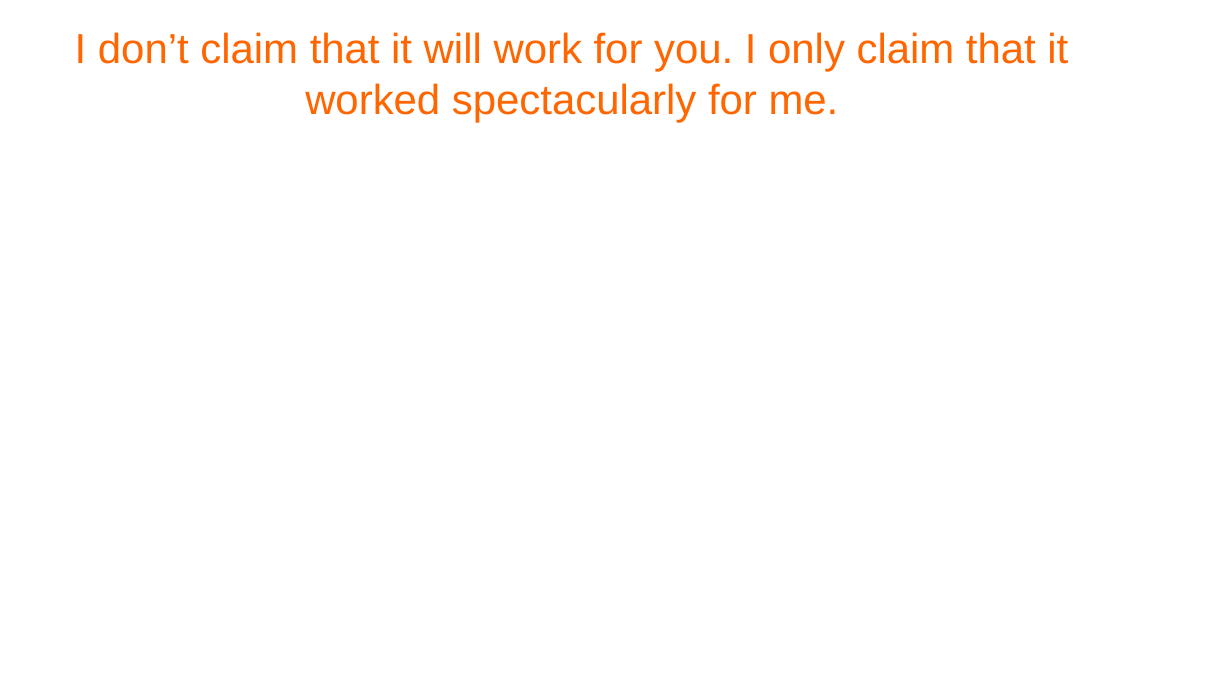
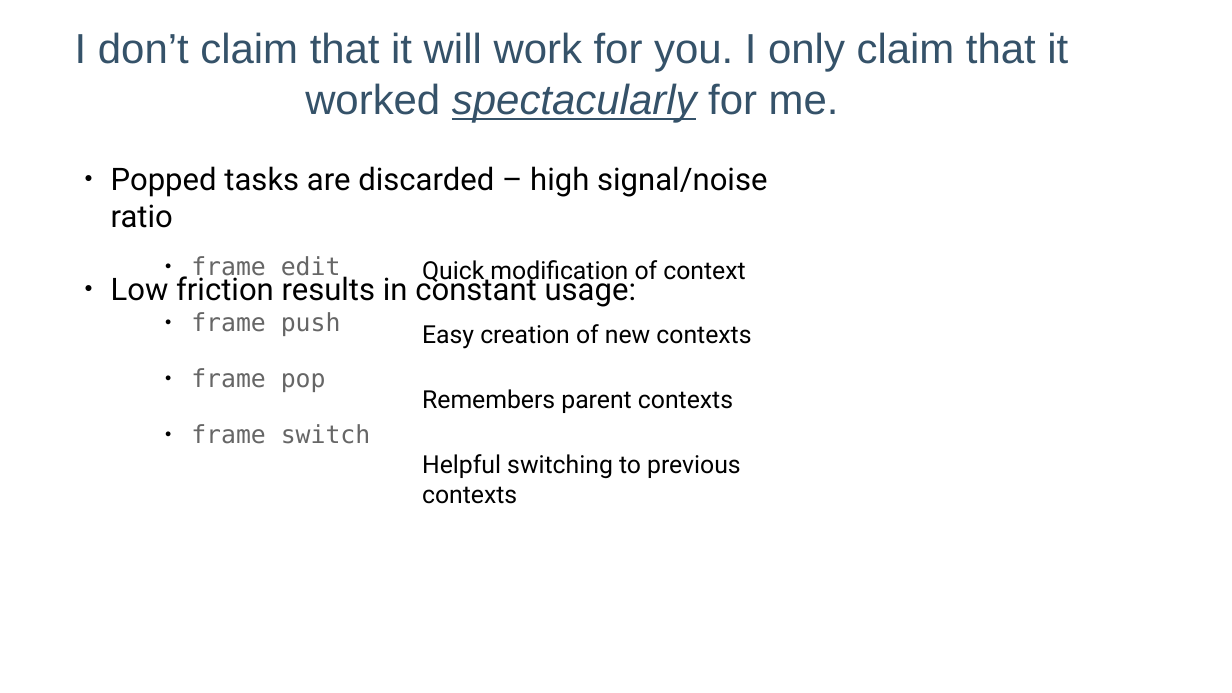
Before and after one commit to lelanthran/frame, a slide deck: slide 48 of docs/FrameIntroduction.odp. Drawn at 1232x693 pixels with LibreOffice and Linux fonts; fonts in the diff are those of the drawing; background and template pictures are left out. Boxes give left, top, right and bottom in pixels: in the first picture for what was removed or moved away, otherwise in the second. Text is boxed around its words. In the diff, an @@ line names an element or a change of style, - is before the commit and + after.

Commit message:
Some changes to the presentation file.

```diff
--- a/docs/FrameIntroduction.odp
+++ b/docs/FrameIntroduction.odp
@@ title "I don’t claim that it ..." at [75,32,1068,122]: text colour #FF6600 to #355269; italic on, underline on in "spectacularly" @@
@@ text added at [111,166,767,307], 20 pt, text #000000 @@
+● Popped tasks are discarded – high signal/noise ratio
+● Low friction results in constant usage:
@@ text added at [191,256,371,444], 16 pt, text #666666 @@
+● frame edit
+● frame push
+● frame pop
+● frame switch
@@ text added at [422,260,751,504], 16 pt, text #000000 @@
+Quick modification of context
+Easy creation of new contexts
+Remembers parent contexts
+Helpful switching to previous contexts
```
Also in this commit, not shown: 47 other slides changed.
